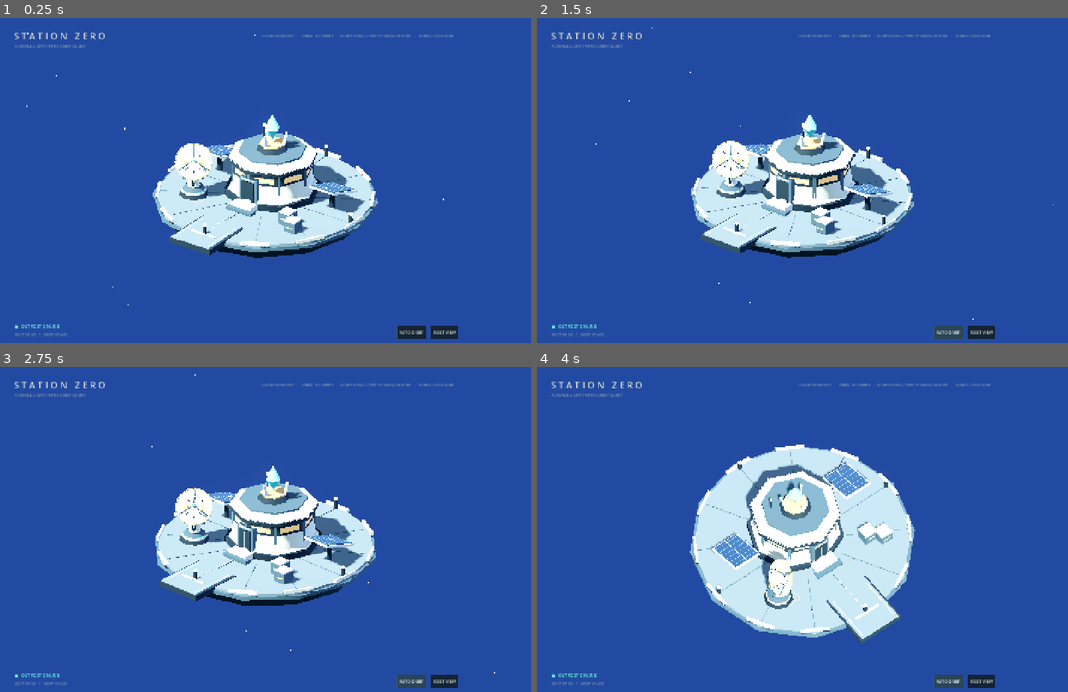
Above: before the commit, frames 1-4 (two rows, left to right).
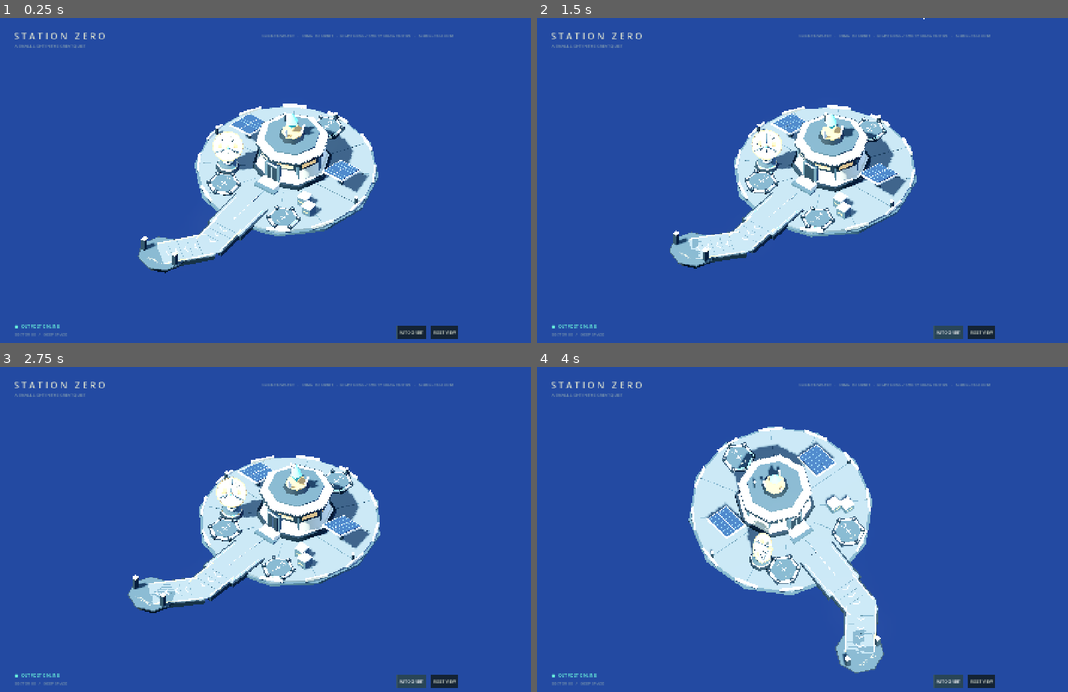
Above: after the commit, the same moments.

Repository: Hernan-dh/station-zero
Game: Godot game, scene res://scenes/outpost.tscn
The game is run twice, just before and just after one commit, with the same random seed, the same clock (stepped at 60 frames per second) and the same inputs.
Inputs (mouse positions are in pixels of both pictures, inside the frame that each line leads up to):
- Up to frame 1 (0.25 s): no input
- Up to frame 2 (1.5 s): click "AUTO ORBIT" at 0.5 s; click "AUTO ORBIT" at 1.25 s
- Up to frame 3 (2.75 s): click "AUTO ORBIT" at 2 s
- Up to frame 4 (4 s): tap Enter at 2.75, 3.5 s; move the mouse to (919, 516) at 2.77 s; tap R at 2.85 s; click (919, 516) at 2.92 s; drag from (696, 549) to (775, 597) at 3.52 s

The runs differ from the first frame. In frame 1, 14% of the frame differs, in the area x 5-84%, y 4-89%; in frame 2, 14%; in frame 3, 14%; in frame 4, 19%, in the area x 28-72%, y 18-95%.

Commit message:
feat: we're turning Station Zero into a stylized 3D sci-fantasy
we're turning Station Zero into a stylized 3D sci-fantasy base-defense game with an angled top-down view. The player builds defenses and deploys allied units to protect the habitat from enemy waves

extend the existing outpost with a small enemy approach route and three defensive build sites around the habitat

Session: fd20dfa8-b7a2-4cca-b26a-bb970898e088
Turn: 1
Phase: feat
Images: 0
Kind: agent
Agent: llm
Provider: openai
Model: codex/gpt-6.1-sol
Settings: {"auth":"subscription","effort":"medium","harness":"codex","harness_version":"codex-cli 0.169.0"}
Switched-By-User: false
Stop-Reason: completed
Duration-Ms: 141993
Trace: traces/fd20dfa8-b7a2-4cca-b26a-bb970898e088/0001.json

Diff:
--- /dev/null
+++ b/scenes/enemy_approach.tscn
@@ -0,0 +1,382 @@
+[gd_scene format=3]
+
+[ext_resource type="Material" path="res://resources/materials/ink.tres" id="ink"]
+
+[ext_resource type="Material" path="res://resources/materials/slate.tres" id="slate"]
+
+[ext_resource type="Material" path="res://resources/materials/deck.tres" id="deck"]
+
+[ext_resource type="Material" path="res://resources/materials/ivory.tres" id="ivory"]
+
+[ext_resource type="Material" path="res://resources/materials/teal_glow_1_3.tres" id="teal_glow_1_3"]
+
+[ext_resource type="Material" path="res://resources/materials/gold_glow_1_5.tres" id="gold_glow_1_5"]
+
+[sub_resource type="BoxMesh" id="Mesh1"]
+size = Vector3(2.25, 0.32, 3.501562118716424)
+
+[sub_resource type="BoxMesh" id="Mesh2"]
+size = Vector3(2.05, 0.08, 3.501562118716424)
+
+[sub_resource type="BoxMesh" id="Mesh3"]
+size = Vector3(0.09, 0.035, 3.351562118716424)
+
+[sub_resource type="BoxMesh" id="Mesh4"]
+size = Vector3(0.09, 0.035, 3.351562118716424)
+
+[sub_resource type="BoxMesh" id="Mesh5"]
+size = Vector3(0.36, 0.018, 0.065)
+
+[sub_resource type="BoxMesh" id="Mesh6"]
+size = Vector3(0.36, 0.018, 0.065)
+
+[sub_resource type="BoxMesh" id="Mesh7"]
+size = Vector3(1.65, 0.008, 0.025)
+
+[sub_resource type="BoxMesh" id="Mesh8"]
+size = Vector3(0.36, 0.018, 0.065)
+
+[sub_resource type="BoxMesh" id="Mesh9"]
+size = Vector3(0.36, 0.018, 0.065)
+
+[sub_resource type="BoxMesh" id="Mesh10"]
+size = Vector3(1.65, 0.008, 0.025)
+
+[sub_resource type="BoxMesh" id="Mesh11"]
+size = Vector3(0.36, 0.018, 0.065)
+
+[sub_resource type="BoxMesh" id="Mesh12"]
+size = Vector3(0.36, 0.018, 0.065)
+
+[sub_resource type="BoxMesh" id="Mesh13"]
+size = Vector3(1.65, 0.008, 0.025)
+
+[sub_resource type="BoxMesh" id="Mesh14"]
+size = Vector3(0.36, 0.018, 0.065)
+
+[sub_resource type="BoxMesh" id="Mesh15"]
+size = Vector3(0.36, 0.018, 0.065)
+
+[sub_resource type="BoxMesh" id="Mesh16"]
+size = Vector3(1.65, 0.008, 0.025)
+
+[sub_resource type="BoxMesh" id="Mesh17"]
+size = Vector3(2.25, 0.32, 2.55)
+
+[sub_resource type="BoxMesh" id="Mesh18"]
+size = Vector3(2.05, 0.08, 2.55)
+
+[sub_resource type="BoxMesh" id="Mesh19"]
+size = Vector3(0.09, 0.035, 2.4)
+
+[sub_resource type="BoxMesh" id="Mesh20"]
+size = Vector3(0.09, 0.035, 2.4)
+
+[sub_resource type="BoxMesh" id="Mesh21"]
+size = Vector3(0.36, 0.018, 0.065)
+
+[sub_resource type="BoxMesh" id="Mesh22"]
+size = Vector3(0.36, 0.018, 0.065)
+
+[sub_resource type="BoxMesh" id="Mesh23"]
+size = Vector3(1.65, 0.008, 0.025)
+
+[sub_resource type="BoxMesh" id="Mesh24"]
+size = Vector3(0.36, 0.018, 0.065)
+
+[sub_resource type="BoxMesh" id="Mesh25"]
+size = Vector3(0.36, 0.018, 0.065)
+
+[sub_resource type="BoxMesh" id="Mesh26"]
+size = Vector3(1.65, 0.008, 0.025)
+
+[sub_resource type="BoxMesh" id="Mesh27"]
+size = Vector3(0.36, 0.018, 0.065)
+
+[sub_resource type="BoxMesh" id="Mesh28"]
+size = Vector3(0.36, 0.018, 0.065)
+
+[sub_resource type="BoxMesh" id="Mesh29"]
+size = Vector3(1.65, 0.008, 0.025)
+
+[sub_resource type="CylinderMesh" id="Mesh30"]
+top_radius = 1.12
+bottom_radius = 1.12
+height = 0.08
+radial_segments = 8
+
+[sub_resource type="CylinderMesh" id="Mesh31"]
+top_radius = 1.65
+bottom_radius = 1.35
+height = 0.45
+radial_segments = 8
+
+[sub_resource type="CylinderMesh" id="Mesh32"]
+top_radius = 1.58
+bottom_radius = 1.58
+height = 0.08
+radial_segments = 8
+
+[sub_resource type="BoxMesh" id="Mesh33"]
+size = Vector3(0.26, 0.9, 0.3)
+
+[sub_resource type="BoxMesh" id="Mesh34"]
+size = Vector3(0.28, 0.1, 0.32)
+
+[sub_resource type="BoxMesh" id="Mesh35"]
+size = Vector3(0.26, 0.9, 0.3)
+
+[sub_resource type="BoxMesh" id="Mesh36"]
+size = Vector3(0.28, 0.1, 0.32)
+
+[sub_resource type="Curve3D" id="ApproachCurve"]
+_data = {
+"points": PackedVector3Array(0, 0, 0, 0, 0, 0, -2, 0.22, 11.4, 0, 0, 0, 0, 0, 0, 0, 0.22, 8.9, 0, 0, 0, 0, 0, 0, 0, 0.22, 6.65, 0, 0, 0, 0, 0, 0, 0, 0.22, 2.65),
+"tilts": PackedFloat32Array(0, 0, 0, 0)
+}
+point_count = 4
+
+[node name="EnemyApproach" type="Node3D"]
+metadata/display_name = "Enemy Approach Route"
+
+[node name="Segment1" type="Node3D" parent="."]
+position = Vector3(-1.0, 0, 10.15)
+rotation = Vector3(0, 2.4668517113662407, 0)
+
+[node name="Hull0" type="MeshInstance3D" parent="Segment1"]
+position = Vector3(0, -0.01, 0)
+rotation = Vector3(0, 0, 0)
+mesh = SubResource("Mesh1")
+material_override = ExtResource("ink")
+
+[node name="Deck0" type="MeshInstance3D" parent="Segment1"]
+position = Vector3(0, 0.16, 0)
+rotation = Vector3(0, 0, 0)
+mesh = SubResource("Mesh2")
+material_override = ExtResource("deck")
+
+[node name="Edge0_-1" type="MeshInstance3D" parent="Segment1"]
+position = Vector3(-0.96, 0.215, 0)
+rotation = Vector3(0, 0, 0)
+mesh = SubResource("Mesh3")
+material_override = ExtResource("gold_glow_1_5")
+
+[node name="Edge0_1" type="MeshInstance3D" parent="Segment1"]
+position = Vector3(0.96, 0.215, 0)
+rotation = Vector3(0, 0, 0)
+mesh = SubResource("Mesh4")
+material_override = ExtResource("gold_glow_1_5")
+
+[node name="Chevron0_0_-1" type="MeshInstance3D" parent="Segment1"]
+position = Vector3(-0.13, 0.215, -1.250781059358212)
+rotation = Vector3(0, 0.55, 0)
+mesh = SubResource("Mesh5")
+material_override = ExtResource("ivory")
+
+[node name="Chevron0_0_1" type="MeshInstance3D" parent="Segment1"]
+position = Vector3(0.13, 0.215, -1.250781059358212)
+rotation = Vector3(0, -0.55, 0)
+mesh = SubResource("Mesh6")
+material_override = ExtResource("ivory")
+
+[node name="CrossSeam0_0" type="MeshInstance3D" parent="Segment1"]
+position = Vector3(0, 0.205, -0.980781059358212)
+rotation = Vector3(0, 0, 0)
+mesh = SubResource("Mesh7")
+material_override = ExtResource("slate")
+
+[node name="Chevron0_1_-1" type="MeshInstance3D" parent="Segment1"]
+position = Vector3(-0.13, 0.215, -0.600781059358212)
+rotation = Vector3(0, 0.55, 0)
+mesh = SubResource("Mesh8")
+material_override = ExtResource("ivory")
+
+[node name="Chevron0_1_1" type="MeshInstance3D" parent="Segment1"]
+position = Vector3(0.13, 0.215, -0.600781059358212)
+rotation = Vector3(0, -0.55, 0)
+mesh = SubResource("Mesh9")
+material_override = ExtResource("ivory")
+
+[node name="CrossSeam0_1" type="MeshInstance3D" parent="Segment1"]
+position = Vector3(0, 0.205, -0.330781059358212)
+rotation = Vector3(0, 0, 0)
+mesh = SubResource("Mesh10")
+material_override = ExtResource("slate")
+
+[node name="Chevron0_2_-1" type="MeshInstance3D" parent="Segment1"]
+position = Vector3(-0.13, 0.215, 0.049218940641788)
+rotation = Vector3(0, 0.55, 0)
+mesh = SubResource("Mesh11")
+material_override = ExtResource("ivory")
+
+[node name="Chevron0_2_1" type="MeshInstance3D" parent="Segment1"]
+position = Vector3(0.13, 0.215, 0.049218940641788)
+rotation = Vector3(0, -0.55, 0)
+mesh = SubResource("Mesh12")
+material_override = ExtResource("ivory")
+
+[node name="CrossSeam0_2" type="MeshInstance3D" parent="Segment1"]
+position = Vector3(0, 0.205, 0.319218940641788)
+rotation = Vector3(0, 0, 0)
+mesh = SubResource("Mesh13")
+material_override = ExtResource("slate")
+
+[node name="Chevron0_3_-1" type="MeshInstance3D" parent="Segment1"]
+position = Vector3(-0.13, 0.215, 0.6992189406417881)
+rotation = Vector3(0, 0.55, 0)
+mesh = SubResource("Mesh14")
+material_override = ExtResource("ivory")
+
+[node name="Chevron0_3_1" type="MeshInstance3D" parent="Segment1"]
+position = Vector3(0.13, 0.215, 0.6992189406417881)
+rotation = Vector3(0, -0.55, 0)
+mesh = SubResource("Mesh15")
+material_override = ExtResource("ivory")
+
+[node name="CrossSeam0_3" type="MeshInstance3D" parent="Segment1"]
+position = Vector3(0, 0.205, 0.9692189406417882)
+rotation = Vector3(0, 0, 0)
+mesh = SubResource("Mesh16")
+material_override = ExtResource("slate")
+
+[node name="Segment2" type="Node3D" parent="."]
+position = Vector3(0.0, 0, 7.775)
+rotation = Vector3(0, 3.141592653589793, 0)
+
+[node name="Hull1" type="MeshInstance3D" parent="Segment2"]
+position = Vector3(0, -0.01, 0)
+rotation = Vector3(0, 0, 0)
+mesh = SubResource("Mesh17")
+material_override = ExtResource("ink")
+
+[node name="Deck1" type="MeshInstance3D" parent="Segment2"]
+position = Vector3(0, 0.16, 0)
+rotation = Vector3(0, 0, 0)
+mesh = SubResource("Mesh18")
+material_override = ExtResource("deck")
+
+[node name="Edge1_-1" type="MeshInstance3D" parent="Segment2"]
+position = Vector3(-0.96, 0.215, 0)
+rotation = Vector3(0, 0, 0)
+mesh = SubResource("Mesh19")
+material_override = ExtResource("gold_glow_1_5")
+
+[node name="Edge1_1" type="MeshInstance3D" parent="Segment2"]
+position = Vector3(0.96, 0.215, 0)
+rotation = Vector3(0, 0, 0)
+mesh = SubResource("Mesh20")
+material_override = ExtResource("gold_glow_1_5")
+
+[node name="Chevron1_0_-1" type="MeshInstance3D" parent="Segment2"]
+position = Vector3(-0.13, 0.215, -0.775)
+rotation = Vector3(0, 0.55, 0)
+mesh = SubResource("Mesh21")
+material_override = ExtResource("ivory")
+
+[node name="Chevron1_0_1" type="MeshInstance3D" parent="Segment2"]
+position = Vector3(0.13, 0.215, -0.775)
+rotation = Vector3(0, -0.55, 0)
+mesh = SubResource("Mesh22")
+material_override = ExtResource("ivory")
+
+[node name="CrossSeam1_0" type="MeshInstance3D" parent="Segment2"]
+position = Vector3(0, 0.205, -0.505)
+rotation = Vector3(0, 0, 0)
+mesh = SubResource("Mesh23")
+material_override = ExtResource("slate")
+
+[node name="Chevron1_1_-1" type="MeshInstance3D" parent="Segment2"]
+position = Vector3(-0.13, 0.215, -0.125)
+rotation = Vector3(0, 0.55, 0)
+mesh = SubResource("Mesh24")
+material_override = ExtResource("ivory")
+
+[node name="Chevron1_1_1" type="MeshInstance3D" parent="Segment2"]
+position = Vector3(0.13, 0.215, -0.125)
+rotation = Vector3(0, -0.55, 0)
+mesh = SubResource("Mesh25")
+material_override = ExtResource("ivory")
+
+[node name="CrossSeam1_1" type="MeshInstance3D" parent="Segment2"]
+position = Vector3(0, 0.205, 0.14500000000000002)
+rotation = Vector3(0, 0, 0)
+mesh = SubResource("Mesh26")
+material_override = ExtResource("slate")
+
+[node name="Chevron1_2_-1" type="MeshInstance3D" parent="Segment2"]
+position = Vector3(-0.13, 0.215, 0.525)
+rotation = Vector3(0, 0.55, 0)
+mesh = SubResource("Mesh27")
+material_override = ExtResource("ivory")
+
+[node name="Chevron1_2_1" type="MeshInstance3D" parent="Segment2"]
+position = Vector3(0.13, 0.215, 0.525)
+rotation = Vector3(0, -0.55, 0)
+mesh = SubResource("Mesh28")
+material_override = ExtResource("ivory")
+
+[node name="CrossSeam1_2" type="MeshInstance3D" parent="Segment2"]
+position = Vector3(0, 0.205, 0.795)
+rotation = Vector3(0, 0, 0)
+mesh = SubResource("Mesh29")
+material_override = ExtResource("slate")
+
+[node name="BendJoint" type="MeshInstance3D" parent="."]
+position = Vector3(0, 0.16, 8.9)
+rotation = Vector3(0, 0, 0)
+mesh = SubResource("Mesh30")
+material_override = ExtResource("deck")
+
+[node name="SpawnFoundation" type="MeshInstance3D" parent="."]
+position = Vector3(-2, -0.065, 11.4)
+rotation = Vector3(0, 0, 0)
+mesh = SubResource("Mesh31")
+material_override = ExtResource("ink")
+
+[node name="SpawnDeck" type="MeshInstance3D" parent="."]
+position = Vector3(-2, 0.16, 11.4)
+rotation = Vector3(0, 0, 0)
+mesh = SubResource("Mesh32")
+material_override = ExtResource("slate")
+
+[node name="ApproachMarking" type="Label3D" parent="."]
+position = Vector3(-2, 0.212, 12.25)
+rotation = Vector3(-1.5707964, 0, 0)
+text = "INBOUND"
+font_size = 34
+pixel_size = 0.008
+outline_size = 0
+modulate = Color(0.84, 0.91, 0.87, 1)
+
+[node name="IngressPylon-1" type="MeshInstance3D" parent="."]
+position = Vector3(-3.24, 0.62, 11.7)
+rotation = Vector3(0, 0, 0)
+mesh = SubResource("Mesh33")
+material_override = ExtResource("ink")
+
+[node name="IngressLight-1" type="MeshInstance3D" parent="."]
+position = Vector3(-3.24, 1.12, 11.7)
+rotation = Vector3(0, 0, 0)
+mesh = SubResource("Mesh34")
+material_override = ExtResource("gold_glow_1_5")
+
+[node name="IngressPylon1" type="MeshInstance3D" parent="."]
+position = Vector3(-0.76, 0.62, 11.7)
+rotation = Vector3(0, 0, 0)
+mesh = SubResource("Mesh35")
+material_override = ExtResource("ink")
+
+[node name="IngressLight1" type="MeshInstance3D" parent="."]
+position = Vector3(-0.76, 1.12, 11.7)
+rotation = Vector3(0, 0, 0)
+mesh = SubResource("Mesh36")
+material_override = ExtResource("gold_glow_1_5")
+
+[node name="EnemyPath" type="Path3D" parent="."]
+curve = SubResource("ApproachCurve")
+
+[node name="EnemySpawn" type="Marker3D" parent="."]
+position = Vector3(-2, 0.22, 11.4)
+
+[node name="HabitatApproach" type="Marker3D" parent="."]
+position = Vector3(0, 0.22, 2.65)
--- /dev/null
+++ b/scenes/models/defensive_build_site.tscn
@@ -0,0 +1,203 @@
+[gd_scene format=3]
+
+[ext_resource type="Material" path="res://resources/materials/ink.tres" id="ink"]
+
+[ext_resource type="Material" path="res://resources/materials/slate.tres" id="slate"]
+
+[ext_resource type="Material" path="res://resources/materials/deck.tres" id="deck"]
+
+[ext_resource type="Material" path="res://resources/materials/ivory.tres" id="ivory"]
+
+[ext_resource type="Material" path="res://resources/materials/teal_glow_1_3.tres" id="teal_glow_1_3"]
+
+[ext_resource type="Material" path="res://resources/materials/gold_glow_1_5.tres" id="gold_glow_1_5"]
+
+[sub_resource type="CylinderMesh" id="Mesh1"]
+top_radius = 1.16
+bottom_radius = 1.02
+height = 0.3
+radial_segments = 6
+
+[sub_resource type="CylinderMesh" id="Mesh2"]
+top_radius = 1.07
+bottom_radius = 1.07
+height = 0.08
+radial_segments = 6
+
+[sub_resource type="CylinderMesh" id="Mesh3"]
+top_radius = 0.97
+bottom_radius = 0.97
+height = 0.035
+radial_segments = 6
+
+[sub_resource type="CylinderMesh" id="Mesh4"]
+top_radius = 0.88
+bottom_radius = 0.88
+height = 0.045
+radial_segments = 6
+
+[sub_resource type="BoxMesh" id="Mesh5"]
+size = Vector3(0.22, 0.12, 0.3)
+
+[sub_resource type="BoxMesh" id="Mesh6"]
+size = Vector3(0.1, 0.025, 0.13)
+
+[sub_resource type="BoxMesh" id="Mesh7"]
+size = Vector3(0.22, 0.12, 0.3)
+
+[sub_resource type="BoxMesh" id="Mesh8"]
+size = Vector3(0.1, 0.025, 0.13)
+
+[sub_resource type="BoxMesh" id="Mesh9"]
+size = Vector3(0.22, 0.12, 0.3)
+
+[sub_resource type="BoxMesh" id="Mesh10"]
+size = Vector3(0.1, 0.025, 0.13)
+
+[sub_resource type="BoxMesh" id="Mesh11"]
+size = Vector3(0.22, 0.12, 0.3)
+
+[sub_resource type="BoxMesh" id="Mesh12"]
+size = Vector3(0.1, 0.025, 0.13)
+
+[sub_resource type="BoxMesh" id="Mesh13"]
+size = Vector3(0.22, 0.12, 0.3)
+
+[sub_resource type="BoxMesh" id="Mesh14"]
+size = Vector3(0.1, 0.025, 0.13)
+
+[sub_resource type="BoxMesh" id="Mesh15"]
+size = Vector3(0.22, 0.12, 0.3)
+
+[sub_resource type="BoxMesh" id="Mesh16"]
+size = Vector3(0.1, 0.025, 0.13)
+
+[sub_resource type="BoxMesh" id="Mesh17"]
+size = Vector3(0.43, 0.012, 0.065)
+
+[sub_resource type="BoxMesh" id="Mesh18"]
+size = Vector3(0.065, 0.012, 0.43)
+
+[node name="DefensiveBuildSite" type="Node3D"]
+metadata/display_name = "Defensive Build Site"
+metadata/build_radius = 0.85
+
+[node name="ArmoredFooting" type="MeshInstance3D" parent="."]
+position = Vector3(0, -0.03, 0)
+rotation = Vector3(0, 0, 0)
+mesh = SubResource("Mesh1")
+material_override = ExtResource("ink")
+
+[node name="SocketRim" type="MeshInstance3D" parent="."]
+position = Vector3(0, 0.15, 0)
+rotation = Vector3(0, 0, 0)
+mesh = SubResource("Mesh2")
+material_override = ExtResource("ivory")
+
+[node name="PowerRing" type="MeshInstance3D" parent="."]
+position = Vector3(0, 0.2, 0)
+rotation = Vector3(0, 0, 0)
+mesh = SubResource("Mesh3")
+material_override = ExtResource("teal_glow_1_3")
+
+[node name="VacantDeck" type="MeshInstance3D" parent="."]
+position = Vector3(0, 0.225, 0)
+rotation = Vector3(0, 0, 0)
+mesh = SubResource("Mesh4")
+material_override = ExtResource("slate")
+
+[node name="Clamp1" type="MeshInstance3D" parent="."]
+position = Vector3(0.0, 0.24, 0.98)
+rotation = Vector3(0, 0.0, 0)
+mesh = SubResource("Mesh5")
+material_override = ExtResource("ink")
+
+[node name="StatusLight1" type="MeshInstance3D" parent="."]
+position = Vector3(0.0, 0.313, 0.98)
+rotation = Vector3(0, 0.0, 0)
+mesh = SubResource("Mesh6")
+material_override = ExtResource("teal_glow_1_3")
+
+[node name="Clamp2" type="MeshInstance3D" parent="."]
+position = Vector3(0.8487048957087499, 0.24, 0.4900000000000001)
+rotation = Vector3(0, 1.0471975511965976, 0)
+mesh = SubResource("Mesh7")
+material_override = ExtResource("ink")
+
+[node name="StatusLight2" type="MeshInstance3D" parent="."]
+position = Vector3(0.8487048957087499, 0.313, 0.4900000000000001)
+rotation = Vector3(0, 1.0471975511965976, 0)
+mesh = SubResource("Mesh8")
+material_override = ExtResource("teal_glow_1_3")
+
+[node name="Clamp3" type="MeshInstance3D" parent="."]
+position = Vector3(0.84870489570875, 0.24, -0.48999999999999977)
+rotation = Vector3(0, 2.0943951023931953, 0)
+mesh = SubResource("Mesh9")
+material_override = ExtResource("ink")
+
+[node name="StatusLight3" type="MeshInstance3D" parent="."]
+position = Vector3(0.84870489570875, 0.313, -0.48999999999999977)
+rotation = Vector3(0, 2.0943951023931953, 0)
+mesh = SubResource("Mesh10")
+material_override = ExtResource("teal_glow_1_3")
+
+[node name="Clamp4" type="MeshInstance3D" parent="."]
+position = Vector3(1.2001538631644062e-16, 0.24, -0.98)
+rotation = Vector3(0, 3.141592653589793, 0)
+mesh = SubResource("Mesh11")
+material_override = ExtResource("ink")
+
+[node name="StatusLight4" type="MeshInstance3D" parent="."]
+position = Vector3(1.2001538631644062e-16, 0.313, -0.98)
+rotation = Vector3(0, 3.141592653589793, 0)
+mesh = SubResource("Mesh12")
+material_override = ExtResource("teal_glow_1_3")
+
+[node name="Clamp5" type="MeshInstance3D" parent="."]
+position = Vector3(-0.8487048957087496, 0.24, -0.49000000000000044)
+rotation = Vector3(0, 4.1887902047863905, 0)
+mesh = SubResource("Mesh13")
+material_override = ExtResource("ink")
+
+[node name="StatusLight5" type="MeshInstance3D" parent="."]
+position = Vector3(-0.8487048957087496, 0.313, -0.49000000000000044)
+rotation = Vector3(0, 4.1887902047863905, 0)
+mesh = SubResource("Mesh14")
+material_override = ExtResource("teal_glow_1_3")
+
+[node name="Clamp6" type="MeshInstance3D" parent="."]
+position = Vector3(-0.8487048957087499, 0.24, 0.4900000000000001)
+rotation = Vector3(0, 5.235987755982989, 0)
+mesh = SubResource("Mesh15")
+material_override = ExtResource("ink")
+
+[node name="StatusLight6" type="MeshInstance3D" parent="."]
+position = Vector3(-0.8487048957087499, 0.313, 0.4900000000000001)
+rotation = Vector3(0, 5.235987755982989, 0)
+mesh = SubResource("Mesh16")
+material_override = ExtResource("teal_glow_1_3")
+
+[node name="PlacementCrossX" type="MeshInstance3D" parent="."]
+position = Vector3(0, 0.254, 0)
+rotation = Vector3(0, 0, 0)
+mesh = SubResource("Mesh17")
+material_override = ExtResource("teal_glow_1_3")
+
+[node name="PlacementCrossZ" type="MeshInstance3D" parent="."]
+position = Vector3(0, 0.254, 0)
+rotation = Vector3(0, 0, 0)
+mesh = SubResource("Mesh18")
+material_override = ExtResource("teal_glow_1_3")
+
+[node name="SocketLabel" type="Label3D" parent="."]
+position = Vector3(0, 0.26, 0.49)
+rotation = Vector3(-1.5707964, 0, 0)
+text = "BUILD"
+font_size = 25
+pixel_size = 0.006
+outline_size = 0
+modulate = Color(0.84, 0.91, 0.87, 1)
+
+[node name="DefenseMount" type="Marker3D" parent="."]
+position = Vector3(0, 0.26, 0)
--- a/scenes/models/outpost_platform.tscn
+++ b/scenes/models/outpost_platform.tscn
@@ -135,25 +135,10 @@
 material_override = ExtResource("2_qg5cx")
 mesh = SubResource("BoxMesh_d8cww")
 
-[node name="RimRail01" type="MeshInstance3D" parent="." unique_id=440042312]
-transform = Transform3D(1, 0, 0, 0, 1, 0, 0, 0, 1, 0, 0.17, 5.84)
-material_override = ExtResource("5_rt8gm")
-mesh = SubResource("BoxMesh_ayn1o")
-
 [node name="RimLight01" type="MeshInstance3D" parent="." unique_id=1233451139]
 transform = Transform3D(1, 0, 0, 0, 1, 0, 0, 0, 1, 0, -0.12, 5.96)
 material_override = ExtResource("4_echxq")
 mesh = SubResource("BoxMesh_0it4x")
-
-[node name="MarkerPost01" type="MeshInstance3D" parent="." unique_id=2091410096]
-transform = Transform3D(1, 0, 0, 0, 1, 0, 0, 0, 1, 0, 0.38, 5.68)
-material_override = ExtResource("1_tjm8a")
-mesh = SubResource("CylinderMesh_rrac1")
-
-[node name="MarkerLight01" type="MeshInstance3D" parent="." unique_id=79610397]
-transform = Transform3D(1, 0, 0, 0, 1, 0, 0, 0, 1, 0, 0.68, 5.68)
-material_override = ExtResource("6_57p8u")
-mesh = SubResource("CylinderMesh_4tpna")
 
 [node name="DeckSeam02" type="MeshInstance3D" parent="." unique_id=457019749]
 transform = Transform3D(0.8660254, 0, 0.5, 0, 1, 0, -0.5, 0, 0.8660254, 2.05, 0.112, 3.550704)
--- a/scenes/outpost.tscn
+++ b/scenes/outpost.tscn
@@ -15,10 +15,16 @@
 [ext_resource type="PackedScene" path="res://scenes/models/service_crate.tscn" id="11_crate"]
 [ext_resource type="PackedScene" path="res://scenes/models/communications_antenna.tscn" id="12_antenna"]
 
+[ext_resource type="PackedScene" path="res://scenes/enemy_approach.tscn" id="13_approach"]
+[ext_resource type="PackedScene" path="res://scenes/models/defensive_build_site.tscn" id="14_site"]
+
 [node name="StationZero" type="Node3D"]
 script = ExtResource("1")
 
 [node name="CameraControls" parent="." instance=ExtResource("2_camera")]
+pitch = 0.78
+zoom = 22.0
+camera_target = Vector3(0, 0.6, 2.4)
 
 [node name="SelectionUI" parent="." node_paths=PackedStringArray("camera", "selection_root") instance=ExtResource("3_selection")]
 camera = NodePath("../CameraControls")
@@ -67,3 +73,41 @@
 text = "00"
 font_size = 110
 outline_size = 0
+
+[node name="EnemyApproach" parent="." instance=ExtResource("13_approach")]
+
+[node name="DefenseSite01" parent="." groups=["defensive_build_sites"] instance=ExtResource("14_site")]
+position = Vector3(-2.5, 0, 3.65)
+metadata/display_name = "Defense Site 01 — Vacant"
+
+[node name="SiteNumber" type="Label3D" parent="DefenseSite01"]
+position = Vector3(0, 0.263, -0.48)
+rotation = Vector3(-1.5707964, 0, 0)
+text = "01"
+font_size = 42
+pixel_size = 0.008
+outline_size = 0
+
+[node name="DefenseSite02" parent="." groups=["defensive_build_sites"] instance=ExtResource("14_site")]
+position = Vector3(2.6, 0, 4.0)
+metadata/display_name = "Defense Site 02 — Vacant"
+
+[node name="SiteNumber" type="Label3D" parent="DefenseSite02"]
+position = Vector3(0, 0.263, -0.48)
+rotation = Vector3(-1.5707964, 0, 0)
+text = "02"
+font_size = 42
+pixel_size = 0.008
+outline_size = 0
+
+[node name="DefenseSite03" parent="." groups=["defensive_build_sites"] instance=ExtResource("14_site")]
+position = Vector3(0, 0, -4.65)
+metadata/display_name = "Defense Site 03 — Vacant"
+
+[node name="SiteNumber" type="Label3D" parent="DefenseSite03"]
+position = Vector3(0, 0.263, -0.48)
+rotation = Vector3(-1.5707964, 0, 0)
+text = "03"
+font_size = 42
+pixel_size = 0.008
+outline_size = 0
Not shown: 1 places in scenes/outpost.tscn that only renumber resources
